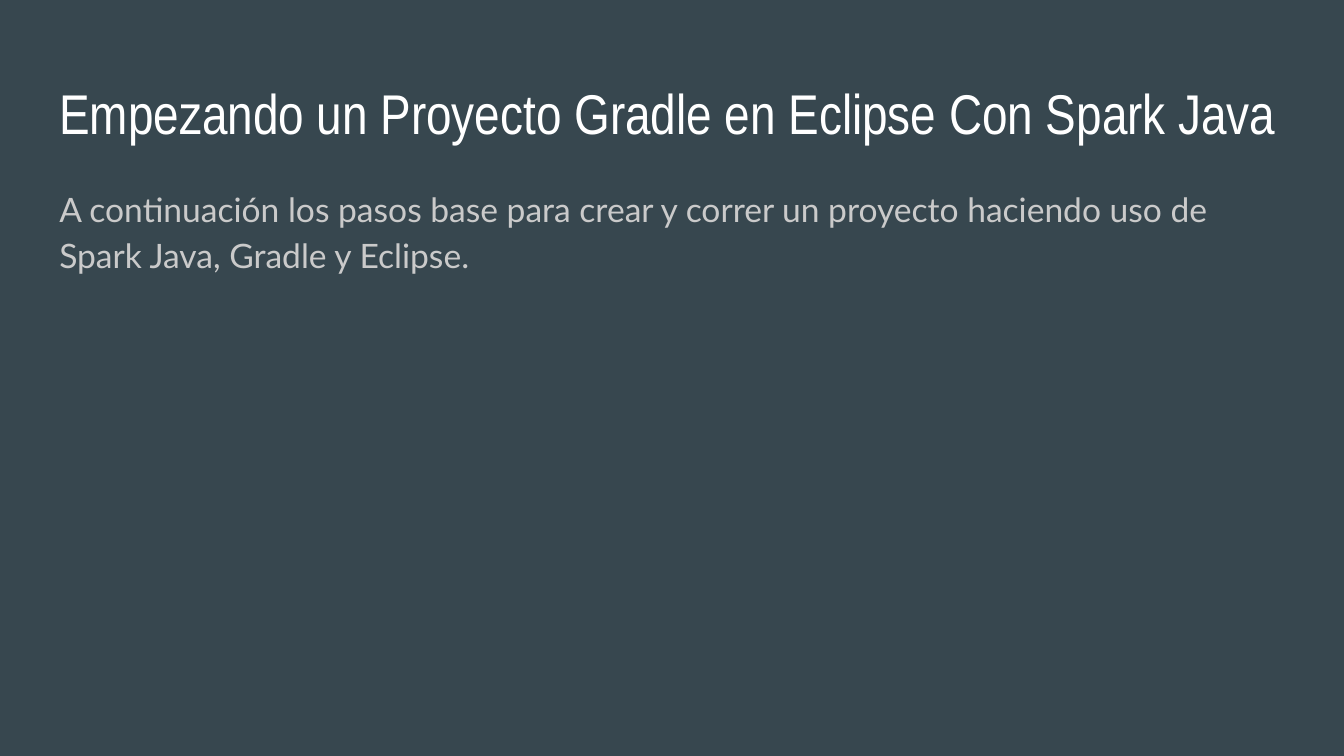
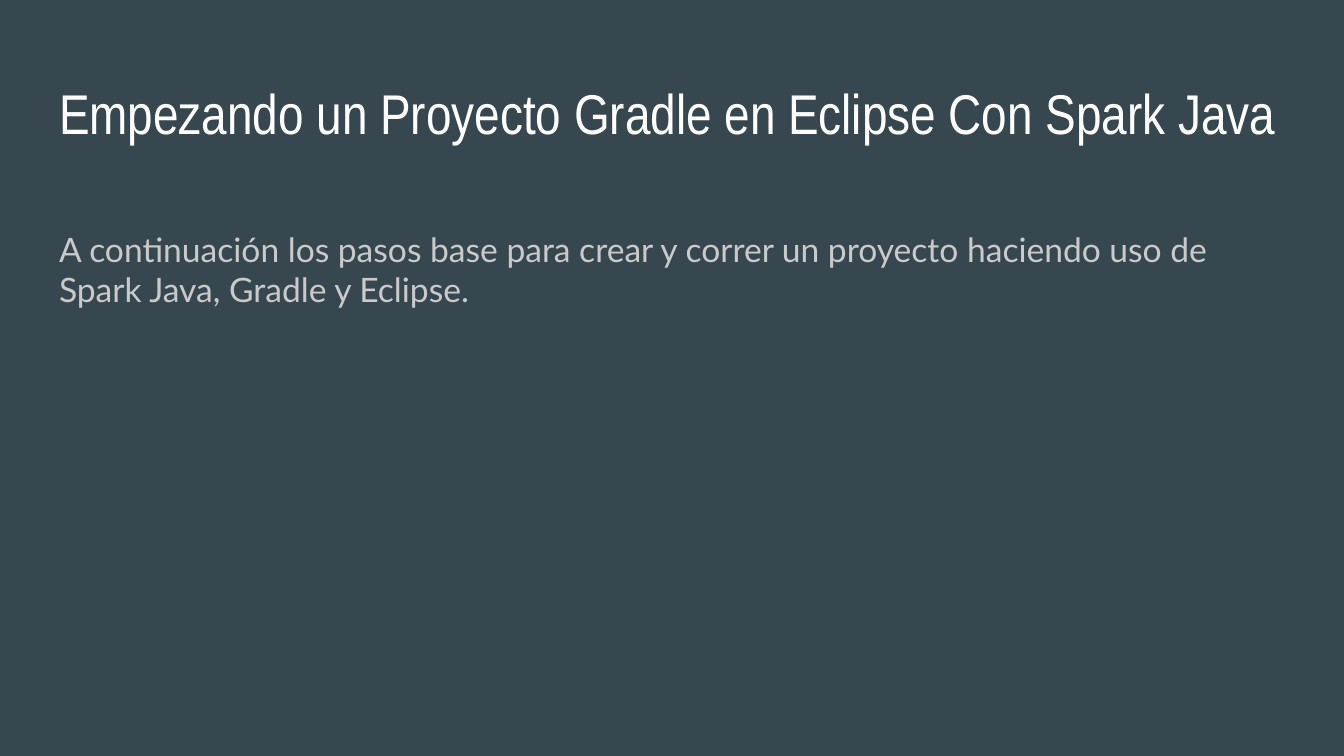
Before and after one commit to lrojas94/TPW-065-T-001-Verano-2018, a slide deck: slide 6 of Clases/Clase #3 - Proyectos en Eclipse con Java Spark.pptx. Drawn at 1344x756 pixels with LibreOffice and Linux fonts; fonts in the diff are those of the drawing. Boxes give left, top, right and bottom in pixels: in the first picture for what was removed or moved away, otherwise in the second. Text is boxed around its words. In the diff, an @@ line names an element or a change of style, - is before the commit and + after.

```diff
--- a/Clases/Clase #3 - Proyectos en Eclipse con Java Spark.pptx
+++ b/Clases/Clase #3 - Proyectos en Eclipse con Java Spark.pptx
@@ text "A continuación los pasos base ..." moved from (x1=59, y1=197, x2=1208, y2=274) to (x1=59, y1=237, x2=1207, y2=308) @@
@@ text "A continuación los pasos base ..." at (x1=59, y1=237, x2=1207, y2=308): line spacing 1.15 to 1; less space between paragraphs @@
```
Also in this commit, not shown: 19 other slides changed, 2 other files.
